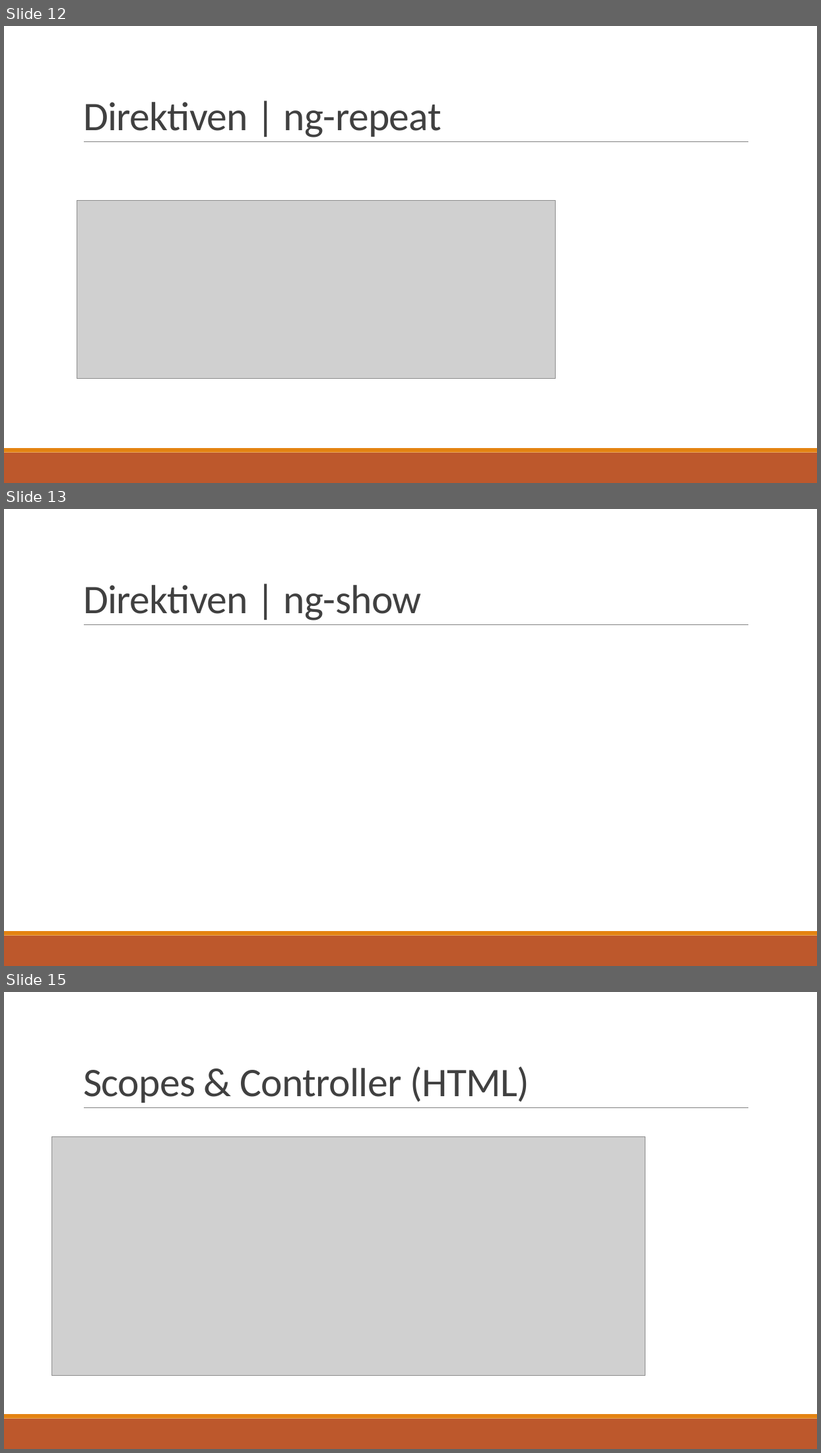
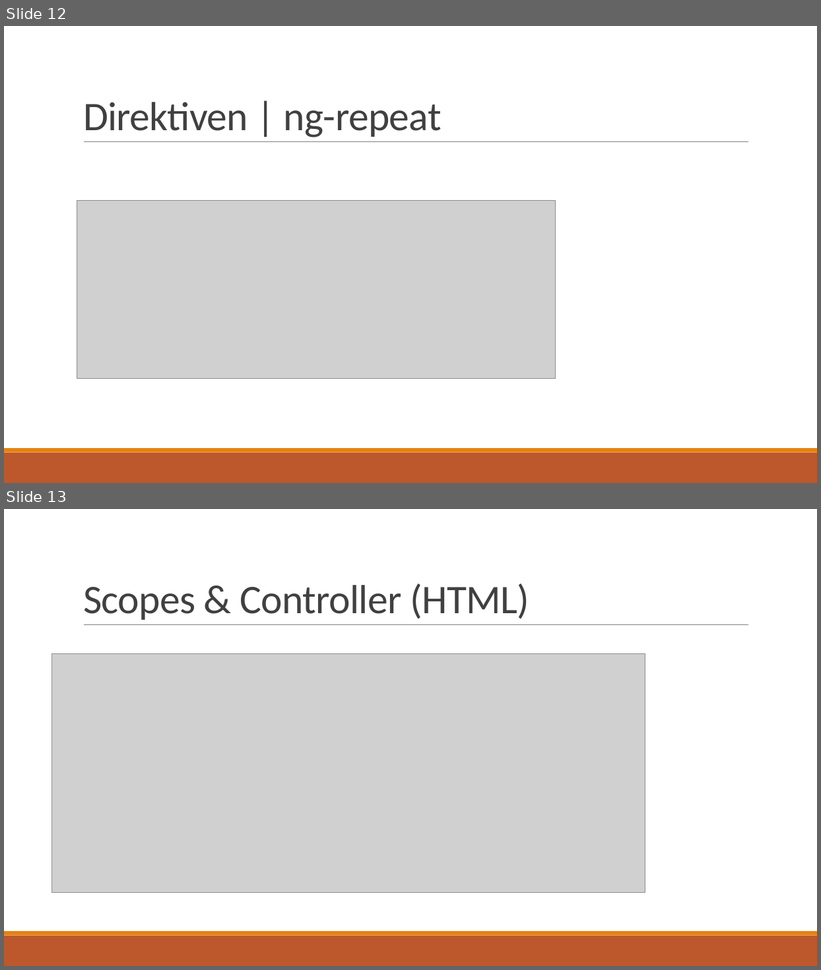
Before and after one commit to ptreyer/AngularJS, a slide deck: presentation/AngularJS.pptx. Shown one above the other, each under a label of ours: slides 12, 13 and 15 before the commit, slides 12 and 13 after it; the slides between them are not shown. The pictures are 821x1453 and 821x970 pixels, drawn with LibreOffice and Linux fonts; fonts in the diff are those of the drawing; grey boxes stand for pictures. Boxes give left, top, right and bottom in pixels: in the first picture for what was removed or moved away, otherwise in the second. Text is boxed around its words. In the diff, an @@ line names an element or a change of style, - is before the commit and + after.

```diff
--- a/presentation/AngularJS.pptx
+++ b/presentation/AngularJS.pptx
@@ slide 13 removed at (x1=4, y1=509, x2=817, y2=966), background #FFFFFF; not listed: 3 template elements that a slide beside it also shows @@
@@ title removed at (x1=83, y1=585, x2=422, y2=621) @@
-Direktiven | ng-show
@@ what was slide 15 is now slide 13 @@
```
Also in this commit, not shown: 3 other slides removed, 9 other files.
